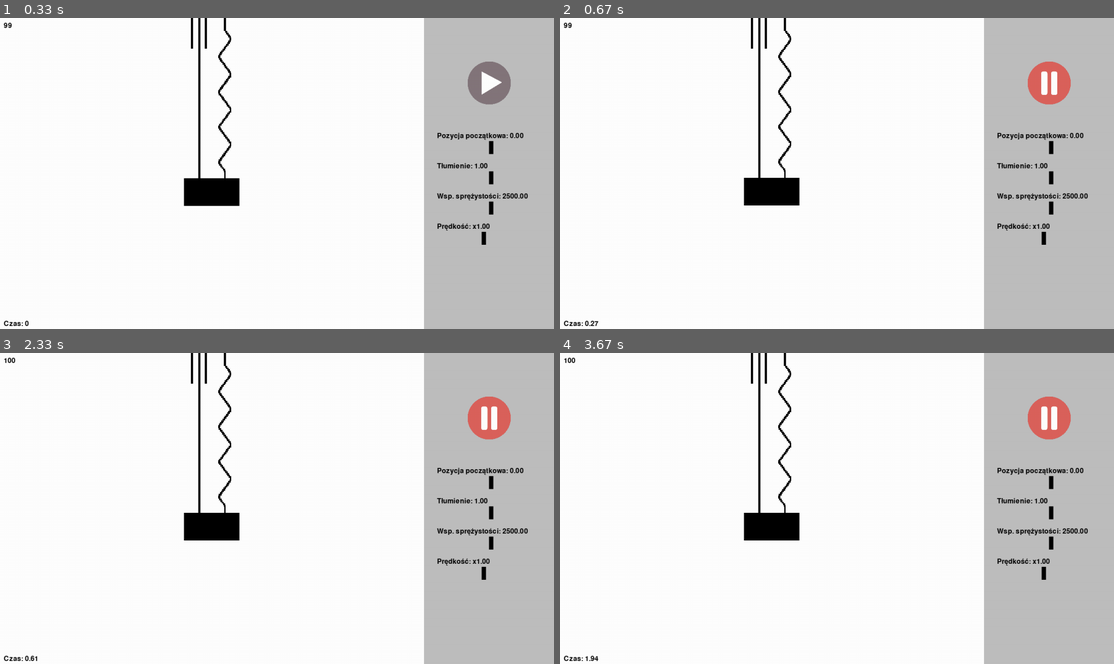
Above: before the commit, frames 1-4 (two rows, left to right).
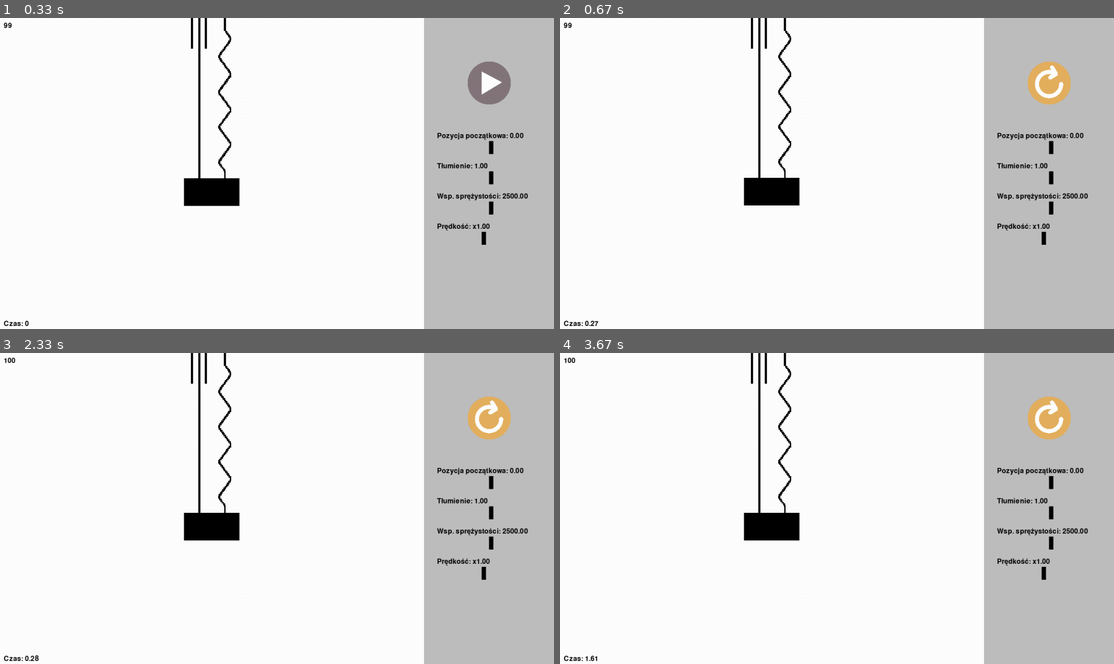
Above: after the commit, the same moments.

Repository: KamilGrundas/Damping_Simulator
Game: pygame game, started from code/main.py
Same seed, same stepped clock (60 frames per second), same inputs: the game is played once before the commit and once after it.
Inputs (mouse positions are in pixels of both pictures, inside the frame that each line leads up to):
- Up to frame 1 (0.33 s): no input
- Up to frame 2 (0.67 s): click (1047, 83) at 0.38 s
- Up to frame 3 (2.33 s): click (487, 418) at 0.72 s; click (487, 418) at 2.05 s
- Up to frame 4 (3.67 s): no input

Frame 1 is identical in both runs. In frame 2, 0.8% of the frame differs, in the area x 84-93%, y 14-28%; in frame 3, 0.8%, in the area x 5-93%, y 14-100%; in frame 4, 0.8%.

Commit message:
Added replay button

Diff:
--- a/code/button.py
+++ b/code/button.py
@@ -7,9 +7,11 @@
         super().__init__(group)
 
         self.play_image = pygame.image.load(PLAY_BUTTON).convert_alpha()
-        self.pause_image = pygame.image.load(PAUSE_BUTTON).convert_alpha()
+        self.replay_image = pygame.image.load(REPLAY_BUTTON).convert_alpha()
         self.play_image_resized = pygame.transform.scale(self.play_image, (100, 100))
-        self.pause_image_resized = pygame.transform.scale(self.pause_image, (100, 100))
+        self.replay_image_resized = pygame.transform.scale(
+            self.replay_image, (100, 100)
+        )
         self.image = self.play_image_resized
         self.rect = self.image.get_rect(center=pos)
         self.is_playing = True  # Track whether the button is in play state
@@ -32,5 +34,5 @@
             self.image = self.play_image_resized
             # Add code here to handle play state
         else:
-            self.image = self.pause_image_resized
+            self.image = self.replay_image_resized
             # Add code here to handle pause state
--- a/code/level.py
+++ b/code/level.py
@@ -7,6 +7,7 @@
 from button import Button
 from slider import Slider
 from graph import Graph
+from vibrations import damped_vibrations_max
 
 
 class Level:
@@ -118,6 +119,18 @@
             self.graph.show_graph()
 
     def text_blit(self, fps):
+        # parameters = self.font.render(
+        #     f"{damped_vibrations_max(self.elasticity_level_slider.k, 1, self.suppression_level_slider.k)[0]}",
+        #     True,
+        #     ("black"),
+        # )
+        # parameters2 = self.font.render(
+        #     f"{damped_vibrations_max(self.elasticity_level_slider.k, 0.1, self.suppression_level_slider.k)[1]}",
+        #     True,
+        #     ("black"),
+        # )
+        # self.display_surface.blit(parameters, (100,100))
+        # self.display_surface.blit(parameters2, (100,200))
         fps_text = self.font.render(f"{fps}", True, ("black"))
         time_text = self.font.render(
             f"{TIME}: {round(self.circle.time,2)}", True, ("black")
@@ -138,6 +151,7 @@
         self.circle.k = self.elasticity_level_slider.k
 
         time_speed = self.time_speed_slider.k
+
         self.controls.update()
         self.input()
         self.text_blit(fps)
@@ -148,8 +162,15 @@
             self.graph.take_points()
 
         else:
+            # start_position_rescaled = self.position_slider.k
+            # start_position = self.position_slider.k
+            # elasicity_level = self.elasticity_level_slider.k
+            # suppresion_level = self.suppression_level_slider.k
             self.circle.rect.bottom = (self.position_slider.k - B) / A
             self.circle.start_pos_y = self.position_slider.k
+            self.circle.time = 0
+            self.graph.x = []
+            self.graph.y = []
         self.silencer_2.move()
         self.spring.stretch()
         if self.suppression_level_slider.k == 0:
--- a/code/settings.py
+++ b/code/settings.py
@@ -9,7 +9,7 @@
 # graphics
 PLAY_BUTTON = "graphics/buttons/play_button.png"
 PAUSE_BUTTON = "graphics/buttons/pause_button.png"
-STOP_BUTTON = "graphics/buttons/stop_button.png"
+REPLAY_BUTTON = "graphics/buttons/replay_button.png"
 
 SILENCER_1 = "graphics/silencer.png"
 SILENCER_2 = "graphics/silencer_2.png"
--- a/code/vibrations.py
+++ b/code/vibrations.py
@@ -16,8 +16,9 @@
         return y
 
 
-# for _ in range(0, 1000, 1):
-#     a = damped_vibrations(1, t, 4200, 1.5, 1)
-#     t += 0.01
-#     x.append(t)
-#     y.append(a)
+def damped_vibrations_max(k, m, n):
+    w_0 = math.sqrt(k / m)
+    h = math.sqrt((w_0**2) * ((n**2) / ((n**2) + math.pi**2)))
+    b = 2 * h * m
+    bk = 2 * w_0 * m
+    return [b, bk]
